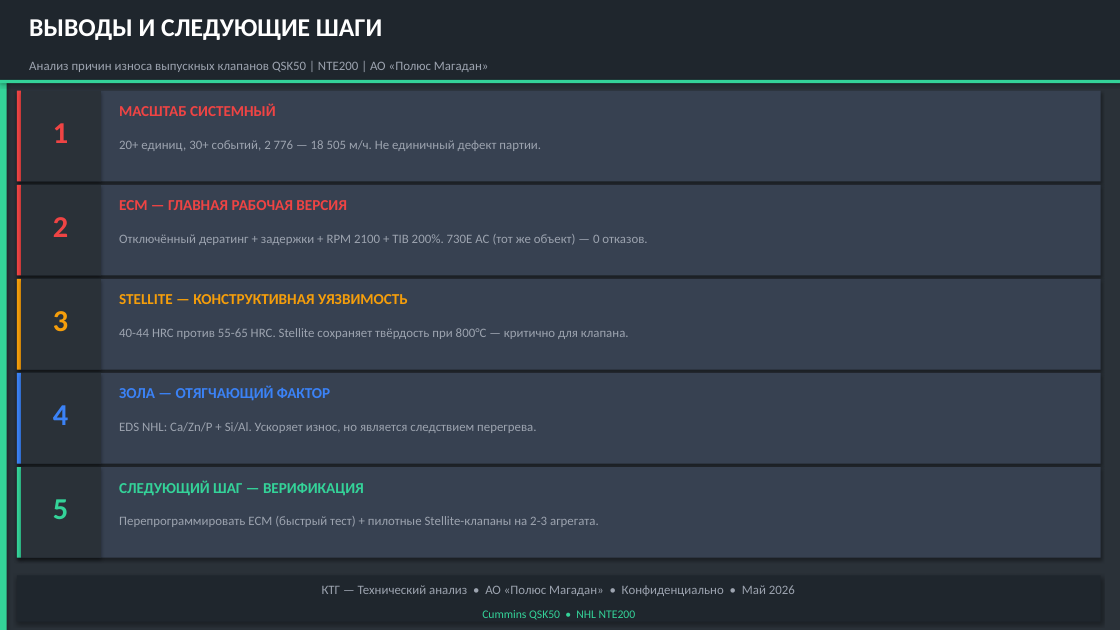
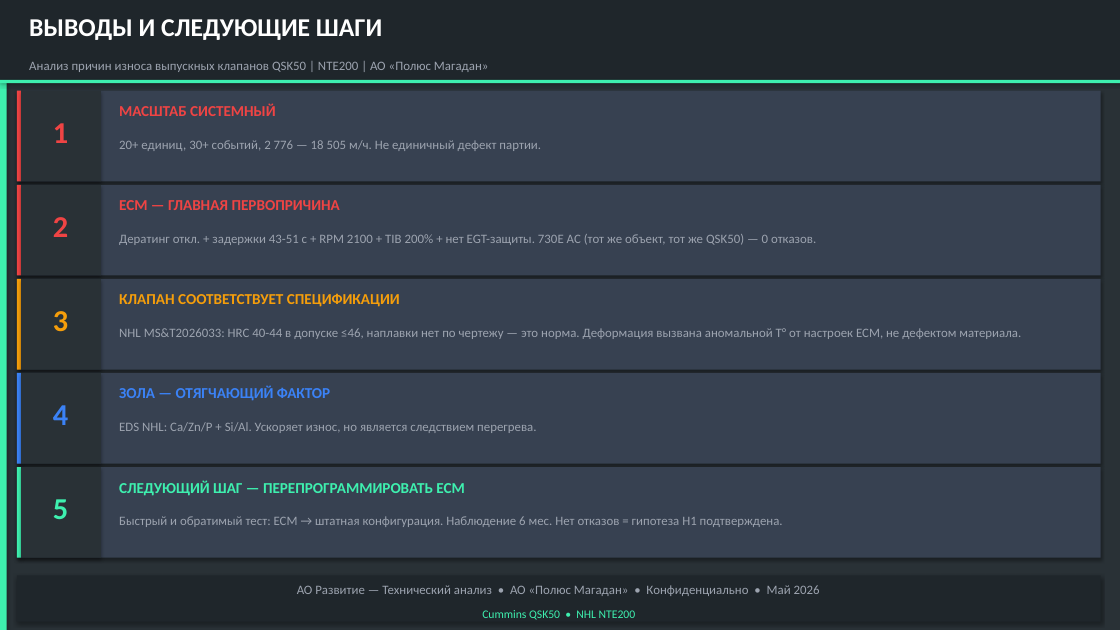
Before and after one commit to victorekuznetsov/NTE200, a slide deck: slide 23 of Презентация_анализ_клапанов_QSK50_NTE200.pptx (slide 20 before the commit). Drawn at 1120x630 pixels with LibreOffice and Linux fonts; fonts in the diff are those of the drawing. Boxes give left, top, right and bottom in pixels: in the first picture for what was removed or moved away, otherwise in the second. Text is boxed around its words. In the diff, an @@ line names an element or a change of style, - is before the commit and + after.

```diff
--- a/Презентация_анализ_клапанов_QSK50_NTE200.pptx
+++ b/Презентация_анализ_клапанов_QSK50_NTE200.pptx
@@ background #2A3138 to #293136 @@
@@ rectangle at box(0, 0, 1120, 80): fill #1F262D to #1F262B @@
@@ text at box(119, 200, 340, 210): text changed @@
-ECM — ГЛАВНАЯ РАБОЧАЯ ВЕРСИЯ
+ECM — ГЛАВНАЯ ПЕРВОПРИЧИНА
@@ text at box(119, 234, 816, 245): text changed @@
-Отключённый дератинг + задержки + RPM 2100 + TIB 200%. 730E AC (тот же объект) — 0 отказов.
+Дератинг откл. + задержки 43-51 с + RPM 2100 + TIB 200% + нет EGT-защиты. 730E AC (тот же объект, тот же QSK50) — 0 отказов.
@@ text at box(119, 293, 400, 307): text changed @@
-STELLITE — КОНСТРУКТИВНАЯ УЯЗВИМОСТЬ
+КЛАПАН СООТВЕТСТВУЕТ СПЕЦИФИКАЦИИ
@@ text at box(119, 328, 1021, 339): text changed @@
-40-44 HRC против 55-65 HRC. Stellite сохраняет твёрдость при 800°C — критично для клапана.
+NHL MS&T2026033: HRC 40-44 в допуске ≤46, наплавки нет по чертежу — это норма. Деформация вызвана аномальной T° от настроек ECM, не дефектом материала.
@@ fill #34D399 to #3EF0AF in 3 elements at box(0, 0, 7, 630), box(0, 80, 1120, 83), box(17, 467, 21, 558) @@
@@ rectangle at box(21, 467, 101, 558): fill #2A3138 to #293136 @@
@@ text "5" at box(53, 499, 68, 519): text colour #34D399 to #3EF0AF @@
@@ text at box(119, 480, 464, 496): text changed; text colour #34D399 to #3EF0AF @@
-СЛЕДУЮЩИЙ ШАГ — ВЕРИФИКАЦИЯ
+СЛЕДУЮЩИЙ ШАГ — ПЕРЕПРОГРАММИРОВАТЬ ECM
@@ text at box(119, 516, 783, 527): text changed @@
-Перепрограммировать ECM (быстрый тест) + пилотные Stellite-клапаны на 2-3 агрегата.
+Быстрый и обратимый тест: ECM → штатная конфигурация. Наблюдение 6 мес. Нет отказов = гипотеза H1 подтверждена.
@@ rectangle at box(17, 576, 1101, 622): fill #1F262D to #1F262B @@
@@ text at box(297, 585, 820, 596): text changed @@
-КТГ — Технический анализ • АО «Полюс Магадан» • Конфиденциально • Май 2026
+АО Развитие — Технический анализ • АО «Полюс Магадан» • Конфиденциально • Май 2026
@@ text "Cummins QSK50 • NHL NTE200" at box(482, 610, 636, 620): text colour #34D399 to #3EF0AF @@
```
Also in this commit, not shown: 18 other slides changed, 4 slides added, 1 slide removed, 3 other files.
